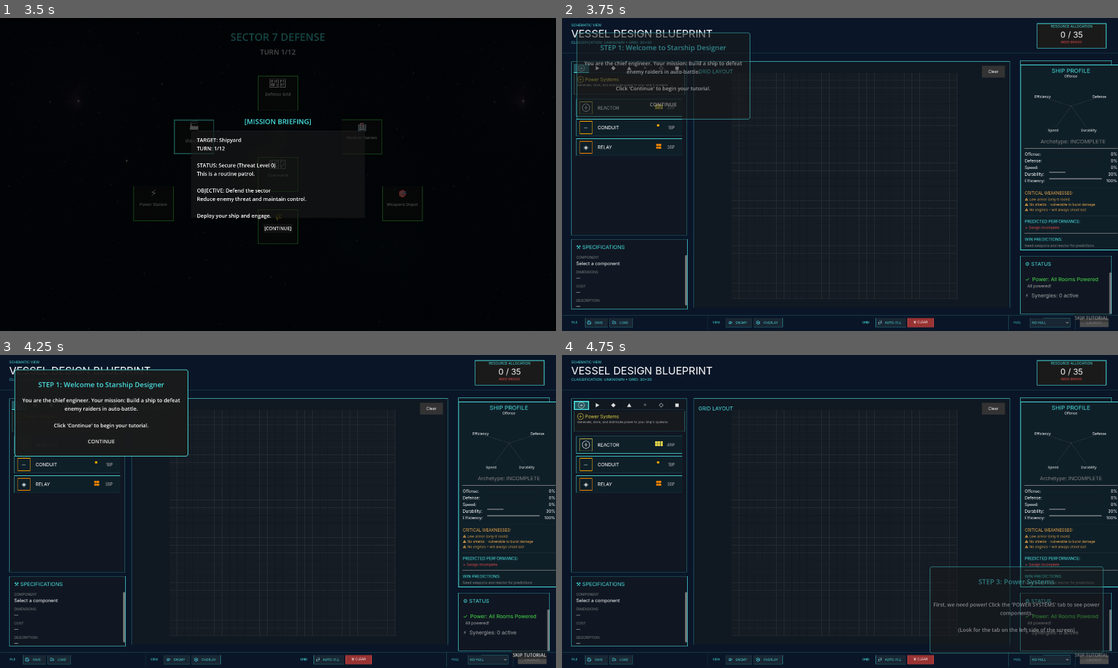
Above: before the commit, frames 1-4 (two rows, left to right).
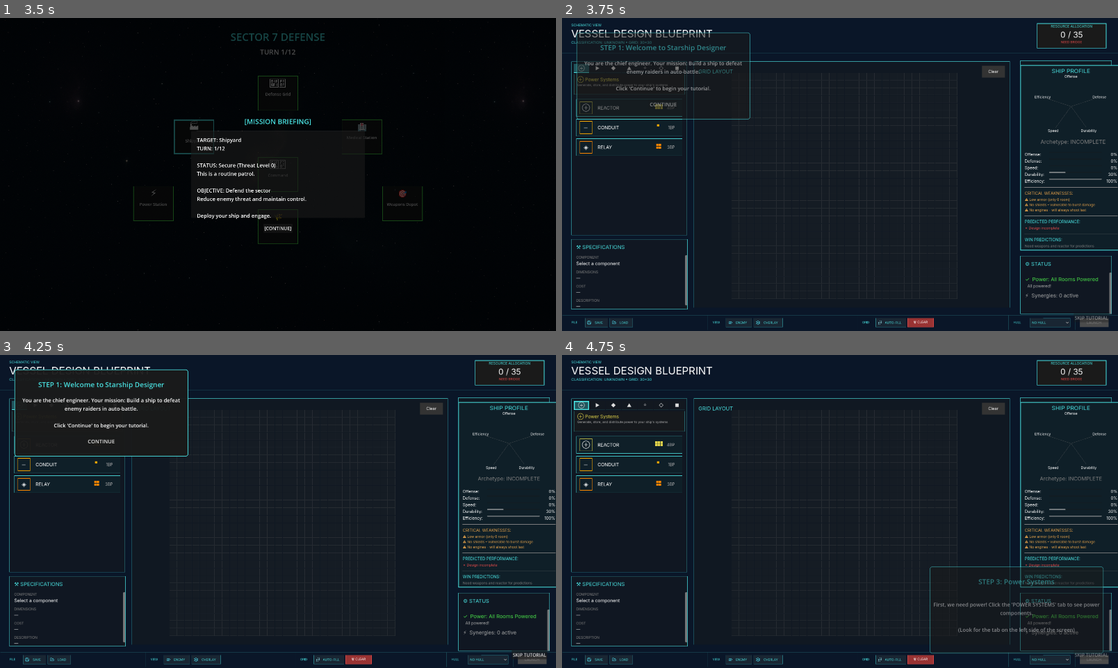
Above: after the commit, the same moments.

Repository: cautiouskurns/Startship-Designer
Game: Godot game, scene res://scenes/main/Main.tscn
Same seed, same stepped clock (60 frames per second), same inputs: the game is played once before the commit and once after it. Sound files missing from this copy of the repository are replaced by a short silence.
Inputs (mouse positions are in pixels of both pictures, inside the frame that each line leads up to):
- Up to frame 1 (3.5 s): click "NEW GAME" at 0.5 s; click "[SKIP]" at 1.25 s; click (194, 136) at 2 s; click "CONFIRM" at 2.75 s
- Up to frame 2 (3.75 s): click "[CONTINUE]" at 3.5 s
- Up to frame 3 (4.25 s): no input
- Up to frame 4 (4.75 s): click "CONTINUE" at 4.25 s

Frame 1 is identical in both runs. In frame 2, 0.9% of the frame differs, in the area x 82-100%, y 14-75%; in frame 3, 0.9%; in frame 4, 0.8%.

Commit message:
Refactor code structure for improved readability and maintainability

Diff:
--- a/scenes/designer/ShipDesigner.tscn
+++ b/scenes/designer/ShipDesigner.tscn
@@ -369,9 +369,9 @@
 [node name="ShipProfilePanel" parent="." instance=ExtResource("8_ship_profile")]
 layout_mode = 0
 offset_left = 1583.0
-offset_top = 161.0
+offset_top = 162.0
 offset_right = 1933.0
-offset_bottom = 801.0
+offset_bottom = 802.0
 
 [node name="RoomPalettePanel" parent="." instance=ExtResource("2")]
 layout_mode = 0
Not shown, added: docs/AI_System_Design_Auto_Battler.md
Not shown, added: docs/Combat_System_Enhancements.md
